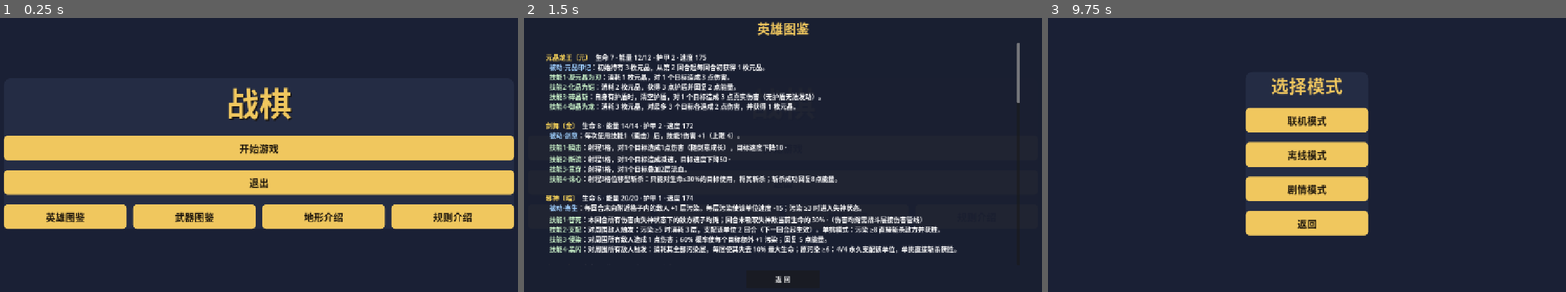
Above: before the commit, frames 1-3 (left to right).
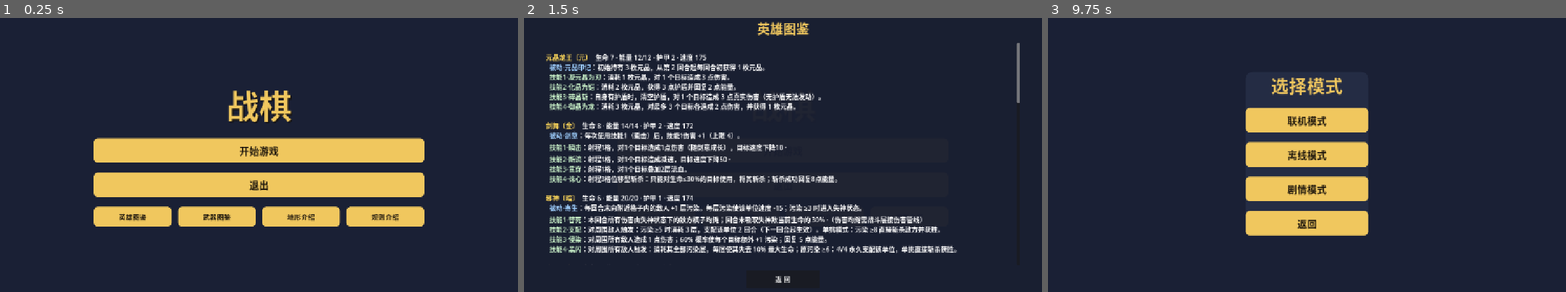
Above: after the commit, the same moments.

Repository: CBWZS-Cyber/zhanqi-godot
Game: Godot game, scene res://scenes/MainUI.tscn
Same seed, same stepped clock (60 frames per second), same inputs: the game is played once before the commit and once after it.
Inputs:
- Up to frame 1 (0.25 s): no input
- Up to frame 2 (1.5 s): click "英雄图鉴" at 0.5 s; click "武器图鉴" at 1.25 s
- Up to frame 3 (9.75 s): click "地形介绍" at 2 s; click "规则介绍" at 2.75 s; click "开始游戏" at 3.5 s; click "开始游戏" at 4.25 s; click "返 回" at 5 s; click "英雄图鉴" at 5.75 s; click "武器图鉴" at 6.5 s; click "地形介绍" at 7.25 s; click "规则介绍" at 8 s; click "返 回" at 8.75 s; click "开始游戏" at 9.5 s

The runs differ from the first frame. In frame 1, 16% of the frame differs, in the area x 0-100%, y 25-78%; in frame 2, less than 0.1%; in frame 3, nothing differs.

Commit message:
主菜单修正：4 个图鉴按钮改小(190×48)横排居中，不再四条大块撑满；去掉 start 卡片的暗底框

Diff:
--- a/scripts/ui/main_ui.gd
+++ b/scripts/ui/main_ui.gd
@@ -30,12 +30,21 @@
 		[["开始游戏", Callable(self, "_on_start")],
 		 ["退出", Callable(self, "_on_quit")]], "")
 	# 图鉴/介绍：横排独立一行（界面下部）
+	var start_card: PanelContainer = _panels["start"]
+	var clear_sb := StyleBoxFlat.new()
+	clear_sb.bg_color = Color(0.145, 0.176, 0.271, 0.0)
+	start_card.add_theme_stylebox_override("panel", clear_sb)
 	var start_vbox: VBoxContainer = _panels["start"].get_meta("vbox")
 	var crow := HBoxContainer.new()
 	crow.alignment = BoxContainer.ALIGNMENT_CENTER
 	crow.add_theme_constant_override("separation", 16)
 	for e in [["英雄图鉴", "hero"], ["武器图鉴", "weapon"], ["地形介绍", "terrain"], ["规则介绍", "rules"]]:
 		var cb2 := _make_button(e[0], Callable(self, "_open_codex").bind(e[1]))
+		cb2.custom_minimum_size = Vector2(190, 48)
+		cb2.set_meta("min_x", 190.0)
+		cb2.set_meta("min_y", 48.0)
+		cb2.set_meta("fz", 17.0)
+		cb2.add_theme_font_size_override("font_size", 17)
 		crow.add_child(cb2)
 	start_vbox.add_child(crow)
 	_build_screen("mode", "选择模式", 44, false,
